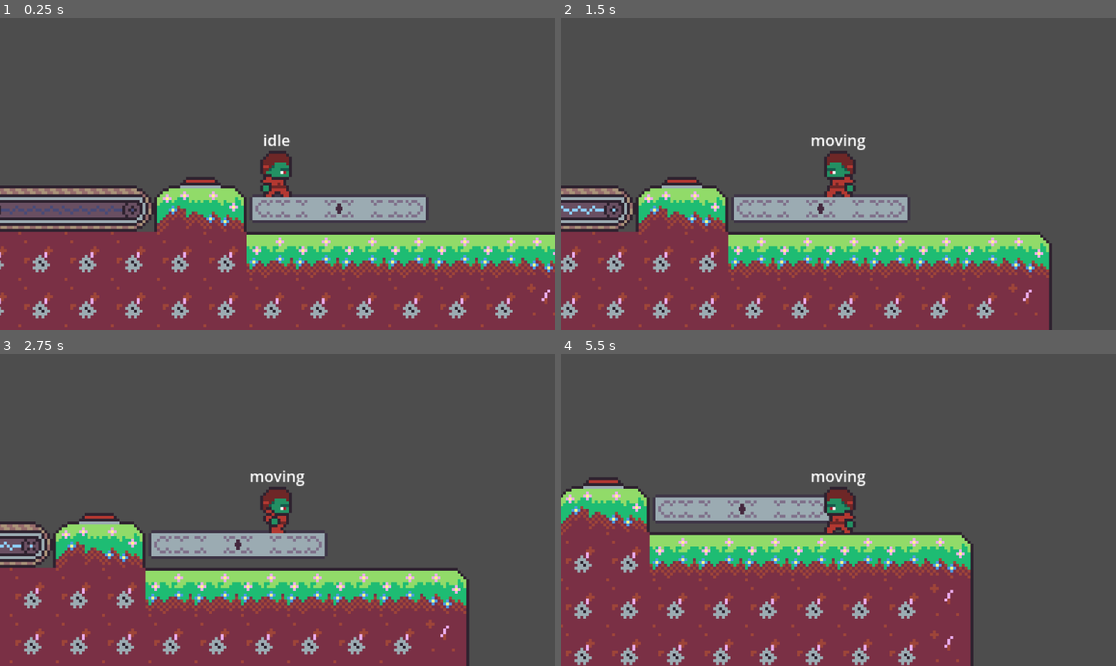
Above: before the commit, frames 1-4 (two rows, left to right).
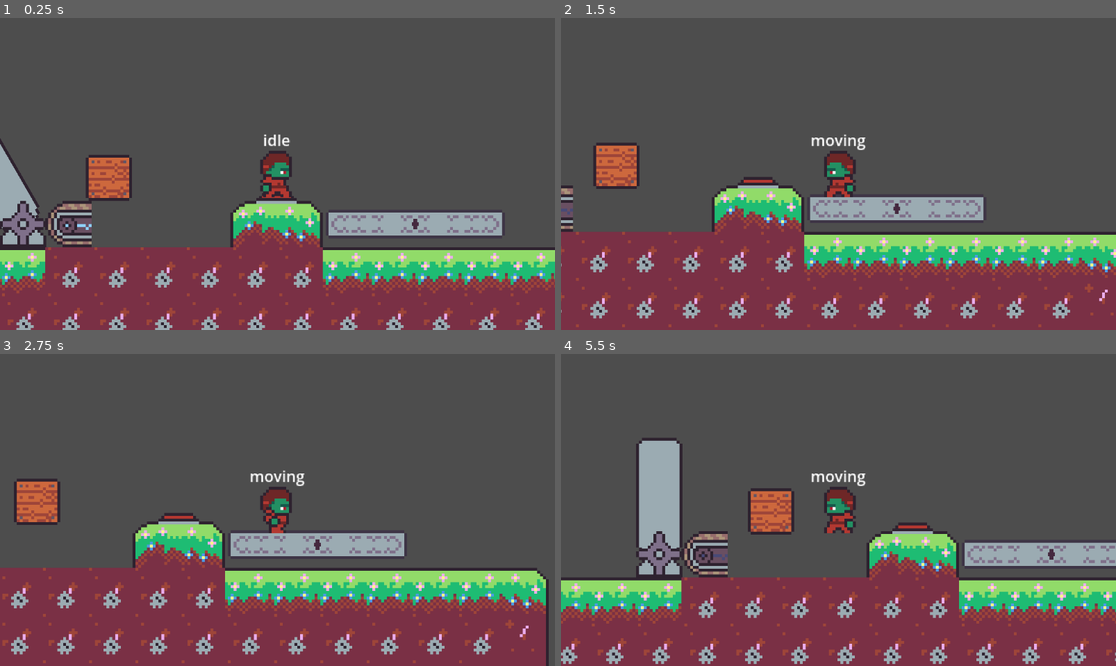
Above: after the commit, the same moments.

Repository: Hergorn/Ruin-Delver
Game: Godot game, scene res://Scenes/main_map.tscn
The game is run twice, just before and just after one commit, with the same random seed, the same clock (stepped at 60 frames per second) and the same inputs. The project has no main scene, so this scene is started directly.
Inputs:
- Up to frame 1 (0.25 s): no input
- Up to frame 2 (1.5 s): hold D (RIGHT) 0.53-1.28 s; tap E (INTERACT) at 0.6, 1.35 s; hold A (LEFT) from 1.28 s (still down)
- Up to frame 3 (2.75 s): release A (LEFT) at 2.03 s; hold D (RIGHT) from 2.03 s (still down); tap E (INTERACT) at 2.1 s
- Up to frame 4 (5.5 s): tap E (INTERACT) every 0.75 s from 2.85 to 5.1 s; release D (RIGHT) at 3.53 s; hold A (LEFT) from 3.53 s (still down)

The runs differ from the first frame. In frame 1, 28% of the frame differs, in the area x 0-100%, y 38-100%; in frame 2, 21%; in frame 3, 21%; in frame 4, 33%, in the area x 0-100%, y 26-100%.

Commit message:
convceyor ERROR with Boxes found

Diff:
--- a/Scenes/conveyor.tscn
+++ b/Scenes/conveyor.tscn
@@ -32,7 +32,7 @@
 "duration": 1.0,
 "texture": SubResource("AtlasTexture_g8mpg")
 }],
-"loop": true,
+"loop": 1,
 "name": &"left",
 "speed": 5.0
 }, {
@@ -40,7 +40,7 @@
 "duration": 1.0,
 "texture": SubResource("AtlasTexture_vkl7l")
 }],
-"loop": true,
+"loop": 1,
 "name": &"off",
 "speed": 5.0
 }, {
@@ -51,7 +51,7 @@
 "duration": 1.0,
 "texture": SubResource("AtlasTexture_6nye6")
 }],
-"loop": true,
+"loop": 1,
 "name": &"right",
 "speed": 5.0
 }]
@@ -85,7 +85,7 @@
 "duration": 1.0,
 "texture": SubResource("AtlasTexture_g6a8n")
 }],
-"loop": true,
+"loop": 1,
 "name": &"left",
 "speed": 5.0
 }, {
@@ -93,7 +93,7 @@
 "duration": 1.0,
 "texture": SubResource("AtlasTexture_v812f")
 }],
-"loop": true,
+"loop": 1,
 "name": &"off",
 "speed": 5.0
 }, {
@@ -104,7 +104,7 @@
 "duration": 1.0,
 "texture": SubResource("AtlasTexture_rxbl8")
 }],
-"loop": true,
+"loop": 1,
 "name": &"right",
 "speed": 5.0
 }]
@@ -138,7 +138,7 @@
 "duration": 1.0,
 "texture": SubResource("AtlasTexture_4lxgk")
 }],
-"loop": true,
+"loop": 1,
 "name": &"left",
 "speed": 5.0
 }, {
@@ -146,7 +146,7 @@
 "duration": 1.0,
 "texture": SubResource("AtlasTexture_p60iw")
 }],
-"loop": true,
+"loop": 1,
 "name": &"off",
 "speed": 5.0
 }, {
@@ -157,7 +157,7 @@
 "duration": 1.0,
 "texture": SubResource("AtlasTexture_3glj5")
 }],
-"loop": true,
+"loop": 1,
 "name": &"right",
 "speed": 5.0
 }]
@@ -177,6 +177,7 @@
 [node name="hidden" type="Node2D" parent="." unique_id=2128769145]
 
 [node name="middlePart" type="StaticBody2D" parent="hidden" unique_id=1904456335]
+visible = false
 position = Vector2(48, 0)
 
 [node name="animation" type="AnimatedSprite2D" parent="hidden/middlePart" unique_id=55287141]
@@ -184,6 +185,7 @@
 animation = &"right"
 
 [node name="rightPart" type="StaticBody2D" parent="hidden" unique_id=898064330]
+visible = false
 position = Vector2(96, 0)
 
 [node name="animation" type="AnimatedSprite2D" parent="hidden/rightPart" unique_id=1358892992]
@@ -199,3 +201,6 @@
 [node name="conveyorCollision" type="CollisionShape2D" parent="hidden/leftPart" unique_id=1288130723]
 rotation = -1.5707964
 shape = SubResource("CapsuleShape2D_gfhwh")
+
+[node name="PhysicsArea" type="Area2D" parent="." unique_id=1539579257]
+position = Vector2(0, -2)
--- a/Scenes/main_map.tscn
+++ b/Scenes/main_map.tscn
@@ -29,14 +29,12 @@
 position = Vector2(-153, -70)
 
 [node name="Object" parent="MapHolder/Map/Interactables" unique_id=2085304473 instance=ExtResource("3_1vevx")]
-position = Vector2(577, -306)
-mass = 2.0
-gravity_scale = 1.0
-lock_rotation = true
+position = Vector2(843, 32)
+freeze_mode = 1
+contact_monitor = true
 
 [node name="mechanism" parent="MapHolder/Map/Interactables" unique_id=136429359 instance=ExtResource("3_tvgjd")]
 position = Vector2(561, 110)
-id = 1
 
 [node name="fallingGate" parent="MapHolder/Map/Interactables" unique_id=193519265 instance=ExtResource("4_f4xrl")]
 position = Vector2(754, 94)
@@ -68,9 +66,10 @@
 
 [node name="button" parent="MapHolder/Map/Interactables" unique_id=687189488 instance=ExtResource("9_eiwau")]
 position = Vector2(1017, 73)
+id = 1
 
 [node name="Player" parent="MapHolder/Map" unique_id=383691327 instance=ExtResource("2_k5tye")]
-position = Vector2(944, -24)
+position = Vector2(865, -46)
 slide_on_ceiling = false
 safe_margin = 0.001
 pushForce = 40
--- a/Scenes/object.tscn
+++ b/Scenes/object.tscn
@@ -6,8 +6,10 @@
 [sub_resource type="RectangleShape2D" id="RectangleShape2D_h806f"]
 size = Vector2(44, 44)
 
-[node name="Object" type="RigidBody2D" unique_id=1576696864]
-gravity_scale = 3.051
+[node name="Object" type="RigidBody2D" unique_id=753662649]
+mass = 2.0
+contact_monitor = true
+max_contacts_reported = 100
 script = ExtResource("1_h806f")
 objectMaterial = "wood"
 objectType = "box"
--- a/Scripts/button.gd
+++ b/Scripts/button.gd
@@ -7,18 +7,28 @@
 @onready var previousState : bool
 @onready var button : AnimatableBody2D = $buttonTop
 
+@onready var offPosition : Vector2
+@onready var onPosition : Vector2
+
 
 func _ready() -> void:
 	pressed = false
 	previousState = false
+	offPosition = button.position
+	onPosition = Vector2(button.position.x , button.position.y + 6)
 
 func _process(delta: float) -> void:
 	if previousState != pressed:
 		var tween : Tween = get_tree().create_tween().set_process_mode(Tween.TWEEN_PROCESS_PHYSICS)
 		tween.set_parallel(false)
+		var destinationY
 		match pressed:
-			true: tween.tween_property(button, "position", Vector2(button.position.x , button.position.y + 6), 6)
-			false: tween.tween_property(button, "position", Vector2(button.position.x , button.position.y - 6), 6)
+			true:
+				destinationY = onPosition.y - button.position.y
+				tween.tween_property(button, "position", Vector2(button.position.x , button.position.y + abs(destinationY)), 0.2)
+			false:
+				destinationY = button.position.y - offPosition.y
+				tween.tween_property(button, "position", Vector2(button.position.x , button.position.y - abs(destinationY)), 0.2)
 		previousState = pressed
 
 func _on_player_area_body_entered(body: Node2D) -> void:
--- a/Scripts/conveyor.gd
+++ b/Scripts/conveyor.gd
@@ -14,6 +14,7 @@
 @onready var hide : Node2D = $hidden
 @onready var shapeCollision : CollisionShape2D
 @onready var idState : bool
+@onready var physicsArea : Area2D = $PhysicsArea
 
 var conveyorParts : Array[StaticBody2D]
 var lastState : bool
@@ -29,7 +30,7 @@
 		var newPart : StaticBody2D
 		match currentPart:
 			length:
-				newPart =  leftPart.duplicate()
+				newPart = leftPart.duplicate()
 				for child in newPart.get_children():
 					if child.name == "conveyorCollision": shapeCollision = child
 			1: newPart =  rightPart.duplicate()
@@ -37,7 +38,7 @@
 		newPart.position.x = i * 48
 		conveyorBody.add_child(newPart)
 		conveyorParts.append(newPart)
-	shapeCollision.visible = false
+	#shapeCollision.visible = false
 	#Einschalten falls kein Mechanismus betätigt werden muss
 	power(isOn)
 	lastState = isOn
@@ -47,7 +48,11 @@
 	#COLLISION
 	shapeCollision.position.x = shapeCollision.position.x + newPosition
 	shapeCollision.shape.height = shapeCollision.shape.height + newHeight
+	#physicsArea.add_child(shapeCollision.duplicate())
 	idState = MechanismConnector.checkStatus(id)
+
+	#for child in hide.get_children(): child.free()
+	#hide.free()
 
 func power(on : bool):
 	var state : String
@@ -62,13 +67,14 @@
 			if child.name == "animation": child.play(state)
 		if direction == "left": currentSpeed = currentSpeed - 2 * currentSpeed
 		part.constant_linear_velocity.x = currentSpeed
-		print(part.constant_linear_velocity.x)
 
 func _process(delta: float) -> void:
 	if needsSwitch == true:
 		if MechanismConnector.checkStatus(id) != idState:
 			toggleOn()
 			idState = MechanismConnector.checkStatus(id)
+
+func _physics_process(delta: float) -> void:
 	if isOn != lastState:
 		power(isOn)
 		lastState = isOn
--- a/Scripts/laser_door.gd
+++ b/Scripts/laser_door.gd
@@ -46,7 +46,6 @@
 			1: newPart =  lastPart.duplicate()
 			_: newPart =  middlePart.duplicate()
 		setPartPosition(newPart, i)
-		print(newPart.position)
 		doorBody.add_child(newPart)
 
 func setPartPosition(part : AnimatedSprite2D, i : int):
--- a/Scripts/object.gd
+++ b/Scripts/object.gd
@@ -8,3 +8,6 @@
 
 func _ready() -> void:
 	add_to_group("moveable")
+
+func _physics_process(delta: float) -> void:
+	print(get_colliding_bodies())
--- a/Scripts/player.gd
+++ b/Scripts/player.gd
@@ -105,7 +105,6 @@
 
 func slope():
 	for i in get_slide_collision_count():
-		print("yes actually")
 		var collision = get_slide_collision(i)
 		var collider = collision.get_collider()
 		var groundCollision : bool = false
@@ -119,8 +118,6 @@
 				destinationY = collider.position.y - 24.0
 			#wenn der rayCast oben nichts erkennt und ledge nicht zu hoch ist
 			#Das ist wichtig, weil der RayCast unten sonst auch eine Bodenkollision erkennt wenn eine Box geschoben wird
-			print(destinationY)
-			print(position.y)
 			if groundCollision == true and abs(collisionHight) < 5.0:
 				position.y = destinationY
 				groundCollision = false
